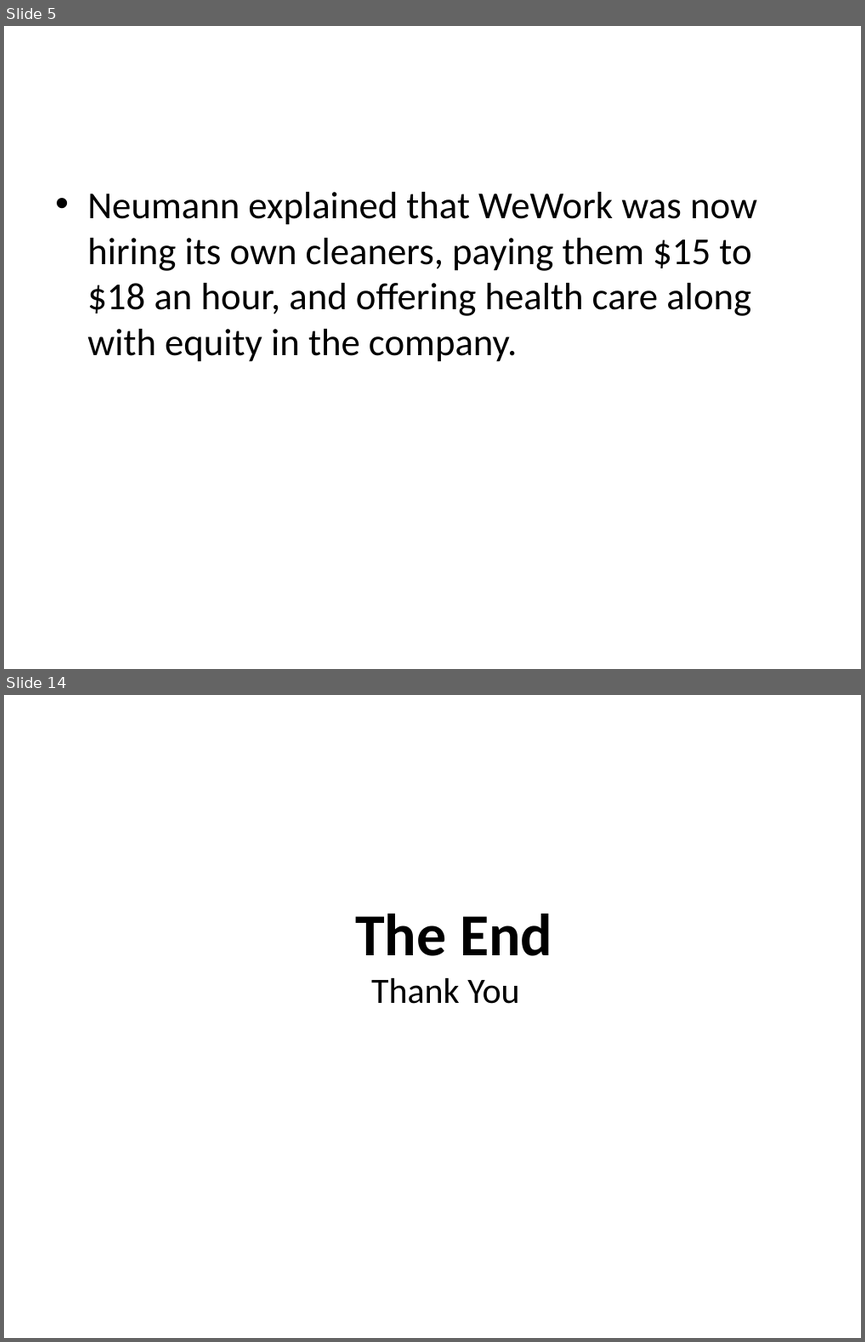
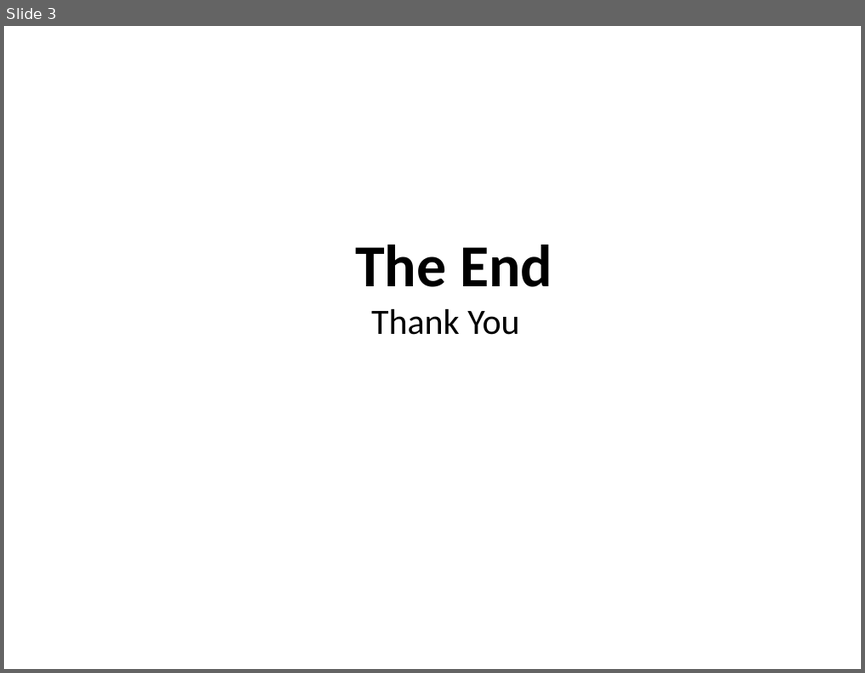
Before and after one commit to xinghai-zhang/Mhacks6, a slide deck: FlaskWebProject1/static/test.pptx. Shown one above the other, each under a label of ours: slides 5 and 14 before the commit, slide 3 after it; the slides between them are not shown. The pictures are 865x1342 and 865x673 pixels, drawn with LibreOffice and Linux fonts; fonts in the diff are those of the drawing. Boxes give left, top, right and bottom in pixels: in the first picture for what was removed or moved away, otherwise in the second. Text is boxed around its words. In the diff, an @@ line names an element or a change of style, - is before the commit and + after.

```diff
--- a/FlaskWebProject1/static/test.pptx
+++ b/FlaskWebProject1/static/test.pptx
@@ slide 5 removed at (4, 26, 861, 669), background #FFFFFF @@
@@ text removed at (87, 192, 757, 362) @@
-• Neumann explained that WeWork was now hiring its own cleaners, paying them $15 to $18 an hour, and offering health care along with equity in the company.
@@ what was slide 14 is now slide 3 @@
```
Also in this commit, not shown: 2 slides added, 12 other slides removed, 19 other files.
